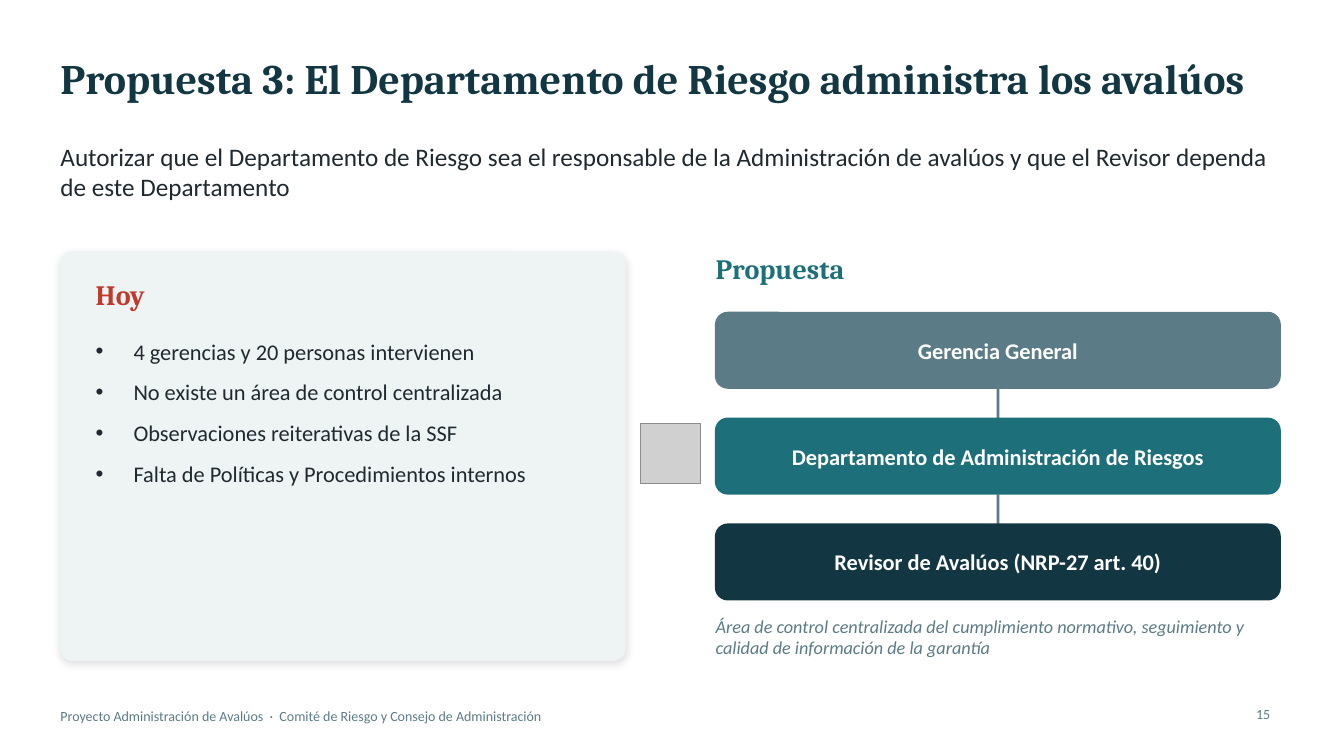
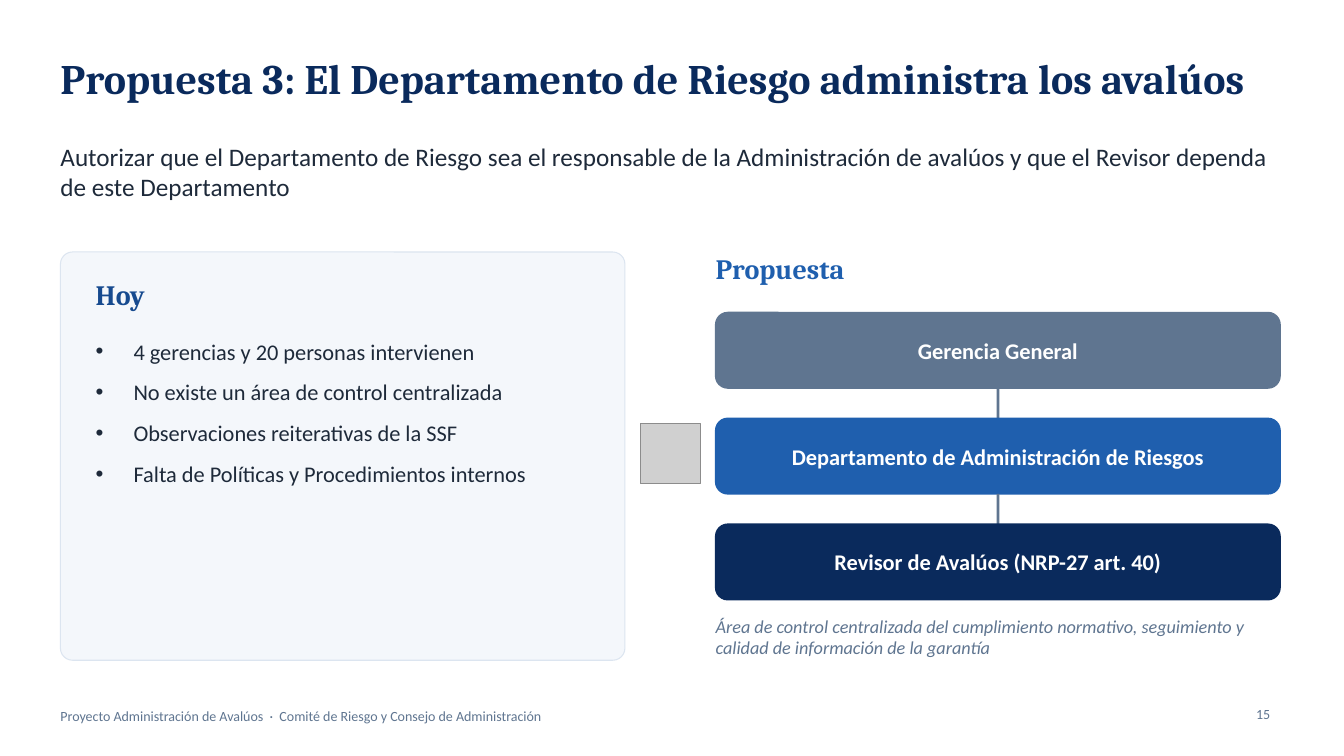
Before and after one commit to menjivar201280/riesgo, a slide deck: slide 15 of administracion-avaluos/Proyecto_Administracion_de_Avaluos.pptx. Drawn at 1344x756 pixels with LibreOffice and Linux fonts; fonts in the diff are those of the drawing; grey boxes stand for pictures. Boxes give left, top, right and bottom in pixels: in the first picture for what was removed or moved away, otherwise in the second. Text is boxed around its words. In the diff, an @@ line names an element or a change of style, - is before the commit and + after.

```diff
--- a/administracion-avaluos/Proyecto_Administracion_de_Avaluos.pptx
+++ b/administracion-avaluos/Proyecto_Administracion_de_Avaluos.pptx
@@ title "Propuesta 3: El Departamento de ..." at (60,64,1244,104): text colour #123642 to #0A2A5C @@
@@ rounded rectangle at (60,252,625,660): fill #EEF3F4 to #F4F7FB; outline #EEF3F4 1 pt to #DCE5F0 0.75 pt; shadow off @@
@@ text "Propuesta" at (716,260,845,285): text colour #1D6F7A to #1F5FAE @@
@@ text "Hoy" at (96,286,145,311): text colour #C0392B to #164A8F @@
@@ line (998, 388) - (998, 418): stroke #5B7C86 2 pt to #5F7590 2 pt @@
@@ rounded rectangle at (716,418,1280,494): fill #1D6F7A to #1F5FAE; outline #1D6F7A 1 pt to #1F5FAE 1 pt @@
@@ line (998, 494) - (998, 524): stroke #5B7C86 2 pt to #5F7590 2 pt @@
@@ rounded rectangle at (716,524,1280,600): fill #123642 to #0A2A5C; outline #123642 1 pt to #0A2A5C 1 pt @@
```
Also in this commit, not shown: 15 other slides changed.
